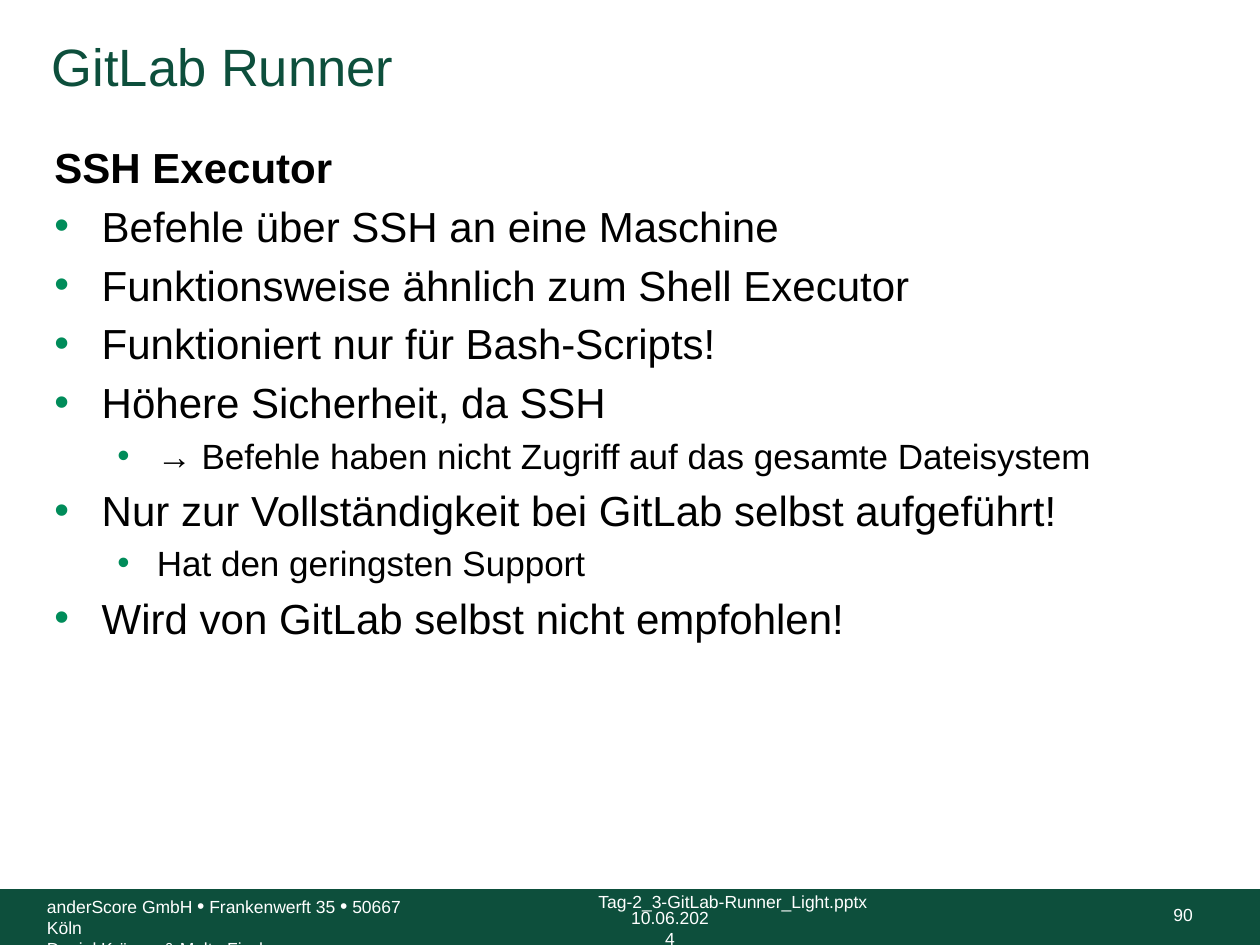
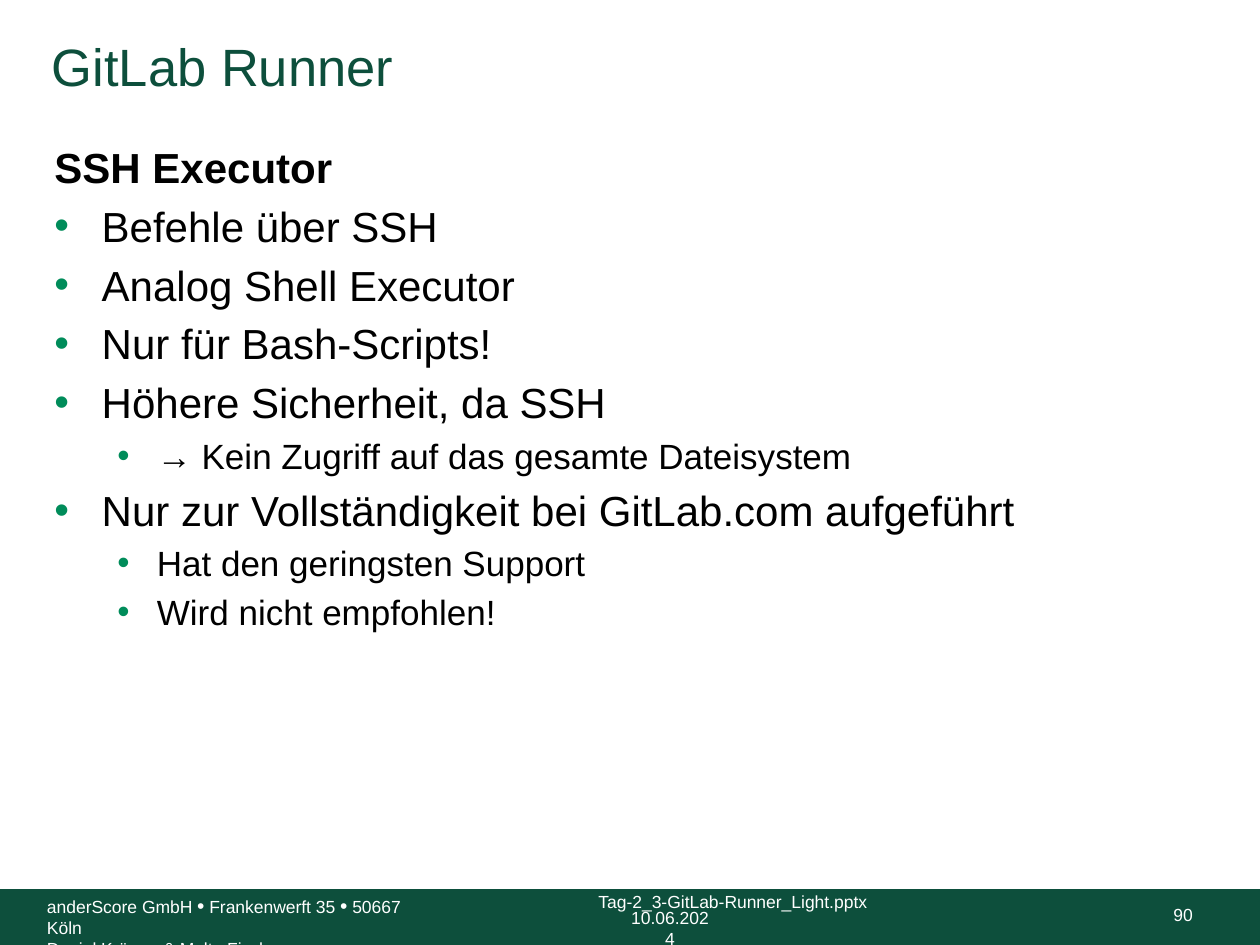
Before and after one commit to anderscore-gmbh/gitlab, a slide deck: slide 90 of slides/Tag-2_3-GitLab-Runner_Light.pptx. Drawn at 1260x945 pixels with LibreOffice and Linux fonts; fonts in the diff are those of the drawing; background and template pictures are left out. Boxes give left, top, right and bottom in pixels: in the first picture for what was removed or moved away, otherwise in the second. Text is boxed around its words. In the diff, an @@ line names an element or a change of style, - is before the commit and + after.

```diff
--- a/slides/Tag-2_3-GitLab-Runner_Light.pptx
+++ b/slides/Tag-2_3-GitLab-Runner_Light.pptx
@@ text at [102,211,515,368]: text changed @@
-• Befehle über SSH an eine Maschine
-• Funktionsweise ähnlich zum Shell Executor
-• Funktioniert nur für Bash-Scripts!
+• Befehle über SSH
+• Analog Shell Executor
+• Nur für Bash-Scripts!
@@ text at [102,443,1014,534]: text changed; size 20 to 24 pt @@
-  • → Befehle haben nicht Zugriff auf das gesamte Dateisystem
-• Nur zur Vollständigkeit bei GitLab selbst aufgeführt!
+  • → Kein Zugriff auf das gesamte Dateisystem
+• Nur zur Vollständigkeit bei GitLab.com aufgeführt
@@ text at [157,599,495,632]: text changed; size 24 to 20 pt @@
-• Wird von GitLab selbst nicht empfohlen!
+  • Wird nicht empfohlen!
```
Also in this commit, not shown: 67 other slides changed.
